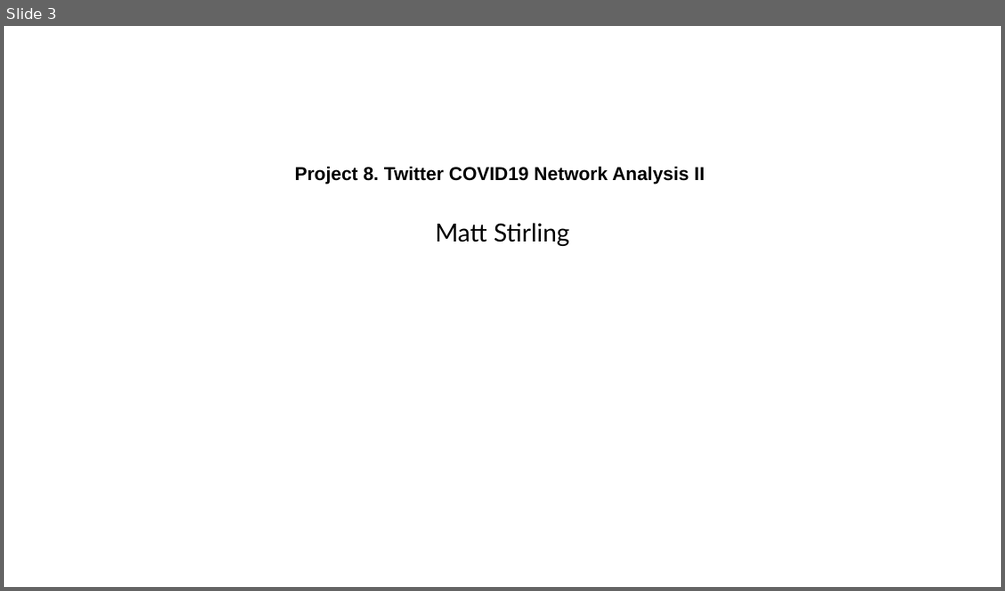
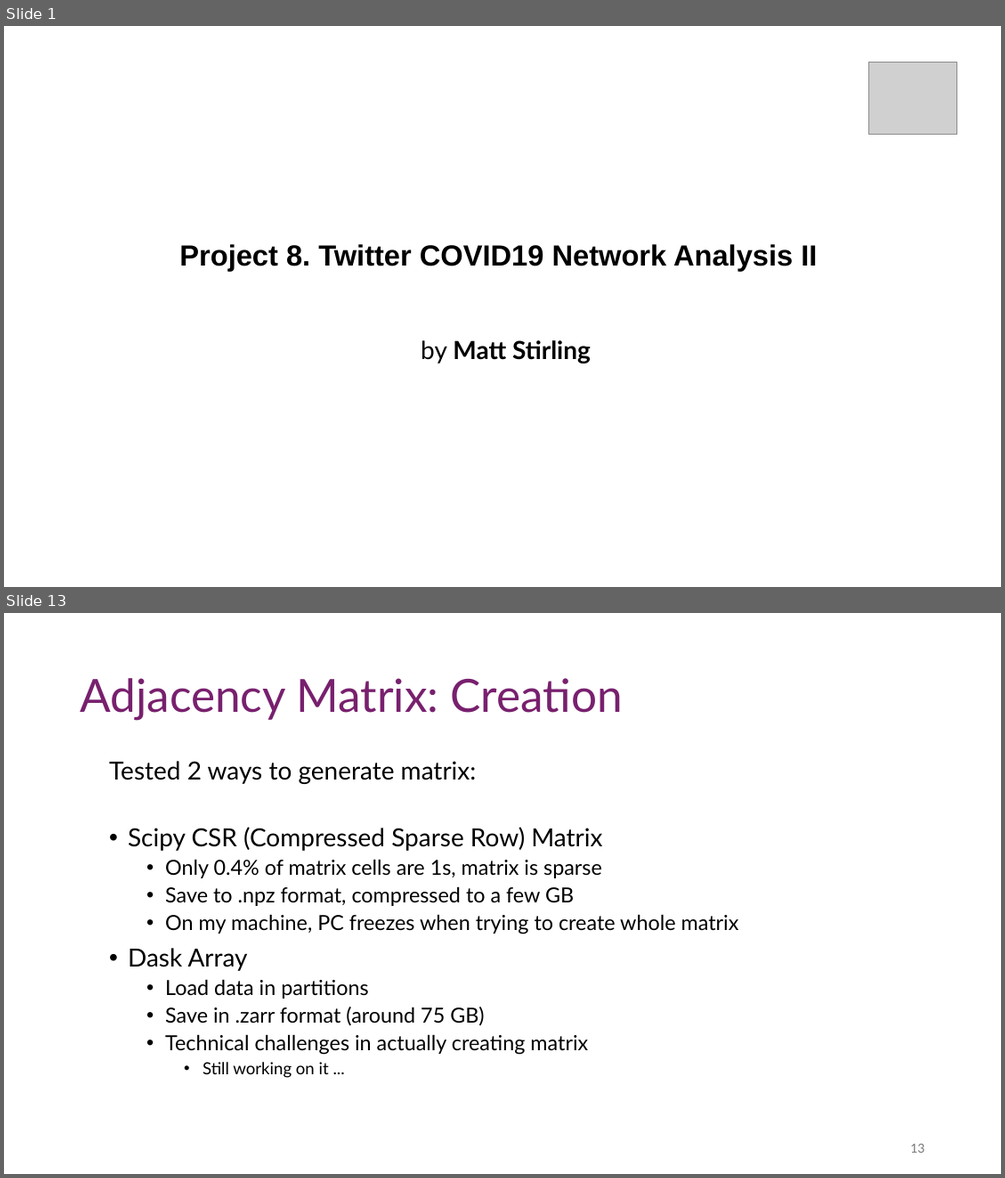
Before and after one commit to MattThePerson/SNA_Project_2024, a slide deck: Project Materials/Semiar Presentation.pptx. Shown one above the other, each under a label of ours: slide 3 before the commit, slides 1 and 13 after it; the slides between them are not shown. The pictures are 1005x591 and 1005x1178 pixels, drawn with LibreOffice and Linux fonts; fonts in the diff are those of the drawing; grey boxes stand for pictures. Boxes give left, top, right and bottom in pixels: in the first picture for what was removed or moved away, otherwise in the second. Text is boxed around its words. In the diff, an @@ line names an element or a change of style, - is before the commit and + after.

```diff
--- a/Project Materials/Semiar Presentation.pptx
+++ b/Project Materials/Semiar Presentation.pptx
@@ slide 13 added at box(4, 613, 1001, 1174), background #FFFFFF @@
@@ text added at box(80, 678, 623, 720), 44 pt, text #78206E @@
+Adjacency Matrix: Creation
@@ text added at box(109, 761, 739, 1078), 20 pt, text #000000 @@
+Tested 2 ways to generate matrix:
+• Scipy CSR (Compressed Sparse Row) Matrix
+  • Only 0.4% of matrix cells are 1s, matrix is sparse
+  • Save to .npz format, compressed to a few GB
+  • On my machine, PC freezes when trying to create whole matrix
+• Dask Array
+  • Load data in partitions
+  • Save in .zarr format (around 75 GB)
+  • Technical challenges in actually creating matrix
+    • Still working on it ...
@@ page number added at box(910, 1143, 924, 1152), 12 pt, text #797979 @@
+13
@@ what was slide 3 is now slide 1 @@
@@ slide 1 changed as well @@
@@ picture added at box(868, 62, 956, 135) @@
@@ title "Project 8. Twitter COVID19 Network ...": place and size @@
-title "Project 8. Twitter COVID19 Network ..." at box(295, 166, 704, 184)
+title "Project 8. Twitter COVID19 Network ..." at box(179, 244, 817, 271)
@@ title "Project 8. Twitter COVID19 Network ..." at box(179, 244, 817, 271): size 18 to 28 pt @@
@@ subtitle at box(421, 340, 591, 363): text changed; bold on @@
-Matt Stirling
+by Matt Stirling
```
Also in this commit, not shown: 1 other slide changed, 31 other slides added, 6 slides removed.
